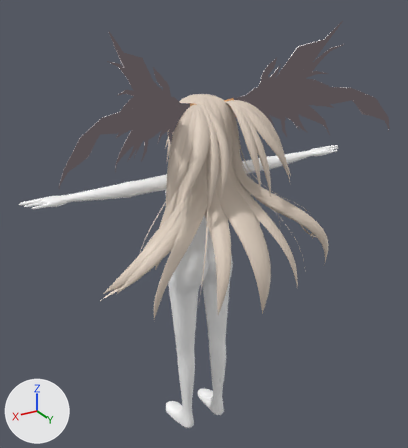
Two versions of the Blender file untitled.blend, one commit apart.
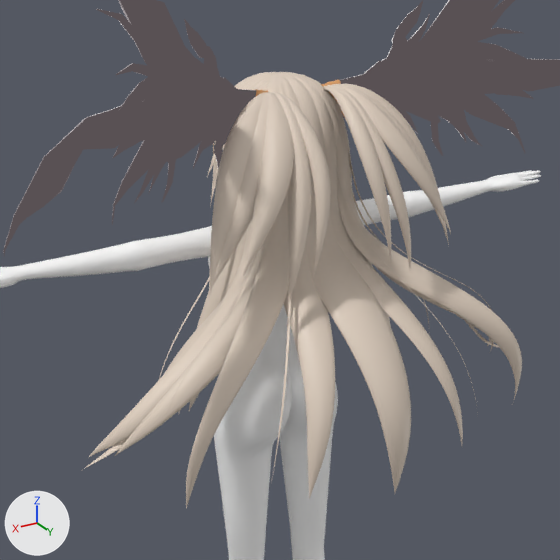
There are two pictures of each version: one whole from a camera (50 mm lens) standing at (10.96, 18.92, 19.01) and looking at (0.22, 1.02, 10.06), one close up on the part from 14% to 85% of the width and 13% to 78% of the height. Lighting does not change. The marker at lower left points along +X, +Y and +Z.

The first close-up shows 'NurbsPath.019_L', 'NurbsPath.020_L', 'NurbsPath.023_L', 'NurbsPath.023_R', 'NurbsPath.024_L', 'NurbsPath.024_R', 'NurbsPath.025', 'NurbsPath.030_L', 'NurbsPath.031_L', 'body', 'cone', 'cone.001'.
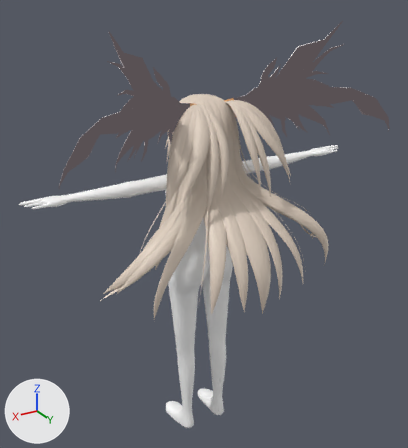
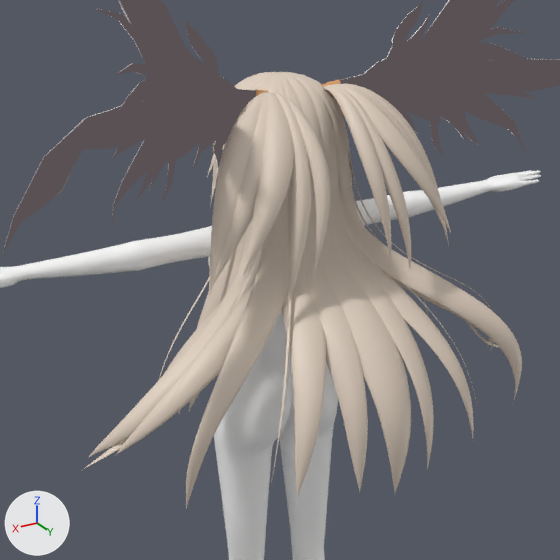
Commit message: 髪の毛増量

Pixel boxes [x1, y1, x2, y2] of what changed, in the close-ups (560 x 560 px):
'NurbsPath.024_L', reshaped (162% wider, 7% shorter): before [280, 74, 335, 500]; after [288, 74, 434, 469]
'NurbsPath.024_R', reshaped: before [288, 74, 463, 443]; after [289, 74, 474, 437]
'NurbsPath.024_R.003', added: after [285, 77, 368, 491]
'NurbsPath.024_R.002', added: after [280, 75, 326, 497]

Patch to the scene script:
```diff
--- a/untitled.blend.py
+++ b/untitled.blend.py
@@ cu_nurbspath_024 @@
 _sp = cu_nurbspath_024.splines.new('NURBS'); _sp.points.add(9)
-_sp.points.foreach_set('co', [-0.0051, 0.526, 1.557, 1.0, 0.17, 1.071, 1.643, 1.0, 0.383, 1.724, 1.158, 1.0, 0.444, 1.912, 0.221, 1.0, 0.537, 1.624, -1.61, 1.0, 0.836, 3.025, -2.233, 1.0, 1.382, 4.477, -3.394, 1.0, 1.687, 4.643, -4.484, 1.0, 1.787, 4.592, -5.267, 1.0, 1.787, 4.592, -5.338, 1.0])
-_sp.points.foreach_set('radius', [0.03, 0.24, 0.42, 0.45, 0.843, 0.865, 0.53, 0.4, 0.0, 0.0])
-_sp.points.foreach_set('tilt', [-0.522, -0.235, 0.147, 0.147, 0.13, 0.13, 0.127, 0.13, 0.13, 0.13])
+_sp.points.foreach_set('co', [0.0051, 0.526, 1.557, 1.0, -0.17, 1.071, 1.643, 1.0, -0.311, 1.759, 1.141, 1.0, -0.371, 1.947, 0.204, 1.0, -0.482, 1.716, -1.627, 1.0, -0.593, 3.135, -2.051, 1.0, -0.808, 4.604, -3.346, 1.0, -0.853, 4.817, -4.572, 1.0, -0.798, 4.767, -5.36, 1.0, -0.785, 4.767, -5.429, 1.0])
+_sp.points.foreach_set('radius', [0.03, 0.24, 0.42, 0.45, 0.842, 0.865, 0.53, 0.4, 0.0, 0.0])
+_sp.points.foreach_set('tilt', [0.236, 0.236, -0.147, -0.147, -0.13, -0.13, -0.13, -0.13, -0.13, -0.13])
 _sp.order_u = 5
@@ cu_nurbspath_053 @@
 _sp = cu_nurbspath_053.splines.new('NURBS'); _sp.points.add(9)
-_sp.points.foreach_set('co', [0.0051, 0.526, 1.557, 1.0, -0.17, 1.071, 1.643, 1.0, -0.383, 1.724, 1.158, 1.0, -0.444, 1.912, 0.221, 1.0, -0.537, 1.624, -1.61, 1.0, -0.836, 3.025, -2.233, 1.0, -1.382, 4.477, -3.394, 1.0, -1.687, 4.643, -4.484, 1.0, -1.787, 4.592, -5.267, 1.0, -1.787, 4.592, -5.338, 1.0])
+_sp.points.foreach_set('co', [0.0051, 0.526, 1.557, 1.0, -0.17, 1.071, 1.643, 1.0, -0.383, 1.724, 1.158, 1.0, -0.444, 1.912, 0.221, 1.0, -0.537, 1.727, -1.61, 1.0, -0.933, 3.025, -2.136, 1.0, -1.652, 4.477, -3.311, 1.0, -1.957, 4.643, -4.401, 1.0, -2.057, 4.592, -5.184, 1.0, -2.057, 4.592, -5.255, 1.0])
 _sp.points.foreach_set('radius', [0.03, 0.24, 0.42, 0.45, 0.842, 0.865, 0.53, 0.4, 0.0, 0.0])
-_sp.points.foreach_set('tilt', [0.522, 0.236, -0.147, -0.147, -0.13, -0.13, -0.127, -0.13, -0.13, -0.13])
+_sp.points.foreach_set('tilt', [0.236, 0.236, -0.147, -0.147, -0.13, -0.13, -0.13, -0.13, -0.13, -0.13])
 _sp.order_u = 5
@@ cu_nurbspath_049 @@
+cu_nurbspath_049 = bpy.data.curves.new('NurbsPath.049', 'CURVE')
+cu_nurbspath_049.dimensions = '3D'
+_sp = cu_nurbspath_049.splines.new('NURBS'); _sp.points.add(9)
+_sp.points.foreach_set('co', [-0.0051, 0.526, 1.557, 1.0, 0.17, 1.071, 1.643, 1.0, 0.311, 1.759, 1.141, 1.0, 0.371, 1.947, 0.204, 1.0, 0.482, 1.716, -1.627, 1.0, 0.593, 3.135, -2.051, 1.0, 0.808, 4.604, -3.346, 1.0, 0.853, 4.817, -4.572, 1.0, 0.798, 4.767, -5.36, 1.0, 0.785, 4.767, -5.429, 1.0])
+_sp.points.foreach_set('radius', [0.03, 0.24, 0.42, 0.45, 0.842, 0.865, 0.53, 0.4, 0.0, 0.0])
+_sp.points.foreach_set('tilt', [-0.236, -0.236, 0.147, 0.147, 0.13, 0.13, 0.13, 0.13, 0.13, 0.13])
+_sp.order_u = 5
+_sp.order_v = 0
+_sp.resolution_u = 6
+_sp.use_endpoint_u = True
+cu_nurbspath_049.materials.append(mat_hair)  # light grey #e1d1c1
+cu_nurbspath_049.use_path = True
+cu_nurbspath_049.use_path_clamp = True
+cu_nurbspath_049.bevel_mode = 'OBJECT'
+cu_nurbspath_049.extrude = 0.54
+cu_nurbspath_049.resolution_u = 6
+cu_nurbspath_049.fill_mode = 'FULL'
+cu_nurbspath_049.bevel_object = ob_hair_back_bevel
@@ cu_nurbspath_046 @@
+cu_nurbspath_046 = bpy.data.curves.new('NurbsPath.046', 'CURVE')
+cu_nurbspath_046.dimensions = '3D'
+_sp = cu_nurbspath_046.splines.new('NURBS'); _sp.points.add(9)
+_sp.points.foreach_set('co', [-0.0051, 0.526, 1.557, 1.0, 0.17, 1.071, 1.643, 1.0, 0.383, 1.724, 1.158, 1.0, 0.444, 1.912, 0.221, 1.0, 0.537, 1.727, -1.61, 1.0, 0.933, 3.025, -2.136, 1.0, 1.652, 4.477, -3.311, 1.0, 1.957, 4.643, -4.401, 1.0, 2.057, 4.592, -5.184, 1.0, 2.057, 4.592, -5.255, 1.0])
+_sp.points.foreach_set('radius', [0.03, 0.24, 0.42, 0.45, 0.842, 0.865, 0.53, 0.4, 0.0, 0.0])
+_sp.points.foreach_set('tilt', [-0.236, -0.236, 0.147, 0.147, 0.13, 0.13, 0.13, 0.13, 0.13, 0.13])
+_sp.order_u = 5
+_sp.order_v = 0
+_sp.resolution_u = 6
+_sp.use_endpoint_u = True
+cu_nurbspath_046.materials.append(mat_hair)  # light grey #e1d1c1
+cu_nurbspath_046.use_path = True
+cu_nurbspath_046.use_path_clamp = True
+cu_nurbspath_046.bevel_mode = 'OBJECT'
+cu_nurbspath_046.extrude = 0.54
+cu_nurbspath_046.resolution_u = 6
+cu_nurbspath_046.fill_mode = 'FULL'
+cu_nurbspath_046.bevel_object = ob_hair_back_bevel
@@ ob_nurbspath_024_r_003 @@
+ob_nurbspath_024_r_003 = bpy.data.objects.new('NurbsPath.024_R.003', cu_nurbspath_049)
+ob_nurbspath_024_r_003.location = (0.0, 0.0, 13.52)
@@ ob_nurbspath_024_r_002 @@
+ob_nurbspath_024_r_002 = bpy.data.objects.new('NurbsPath.024_R.002', cu_nurbspath_046)
+ob_nurbspath_024_r_002.location = (0.0, 0.0, 13.52)
```
